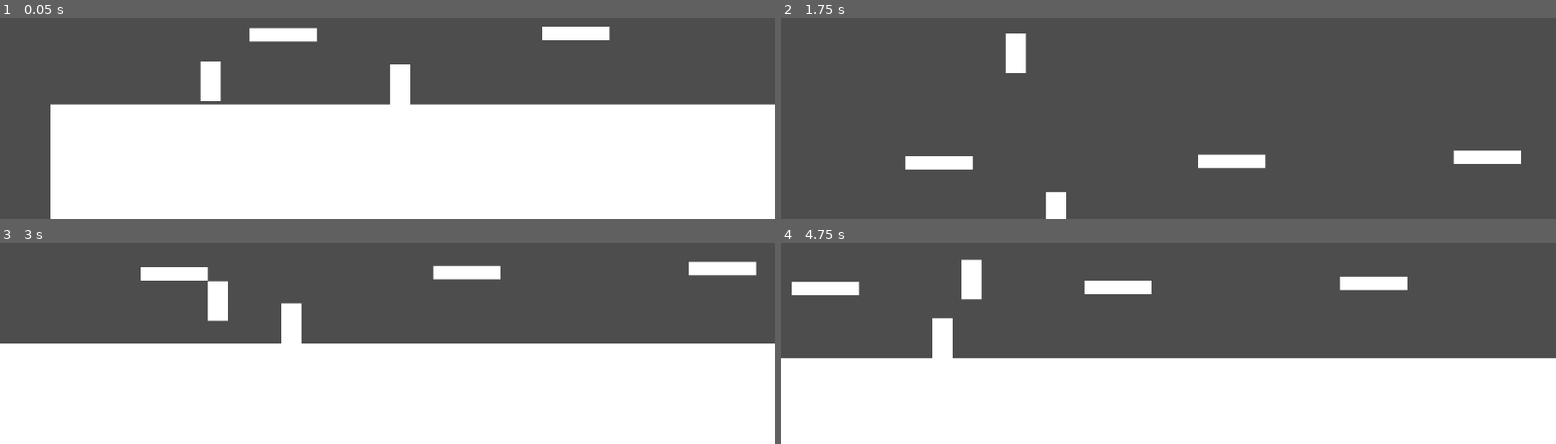
Above: before the commit, frames 1-4 (two rows, left to right).
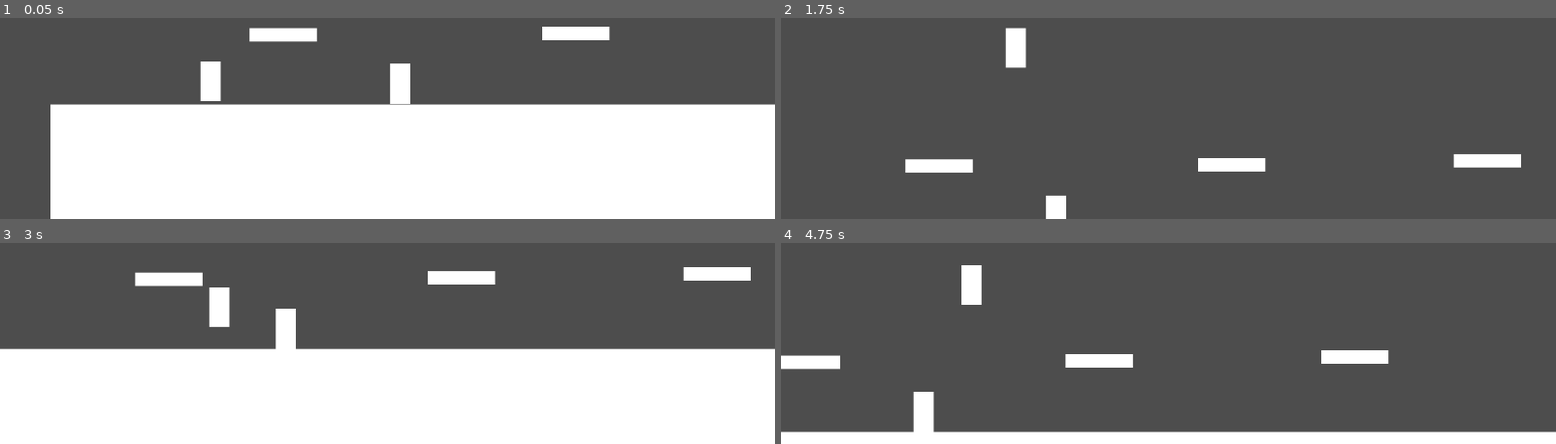
Above: after the commit, the same moments.

Repository: Zac-code/13DT_work
Game: Godot game, scene res://scenes(maps n stuff)/level1.tscn
The game is run twice, just before and just after one commit, with the same random seed, the same clock (stepped at 60 frames per second) and the same inputs. The project has no main scene, so this scene is started directly.
Inputs:
- Up to frame 1 (0.05 s): no input
- Up to frame 2 (1.75 s): tap Enter (ui_accept) at 0.5, 0.6, 0.77, 1.07, 1.35, 1.52 s; hold Right (ui_right) from 0.53 s (still down)
- Up to frame 3 (3 s): tap Enter (ui_accept) at 1.82, 2.1, 2.85 s; release Right (ui_right) at 2.03 s; hold Left (ui_left) 2.03-2.78 s; hold Right (ui_right) from 2.78 s (still down)
- Up to frame 4 (4.75 s): tap Enter (ui_accept) at 3.02, 3.32, 3.6, 3.77, 4.07, 4.35, 4.52 s; release Right (ui_right) at 4.28 s; hold Left (ui_left) from 4.28 s (still down)

The runs differ from the first frame. In frame 1, less than 0.1% of the frame differs, in the area x 50-53%, y 22-44%; in frame 2, 1.2%; in frame 3, 5.1%; in frame 4, 39%, in the area x 0-100%, y 8-95%.

Commit message:
coding more stuff

Diff:
--- /dev/null
+++ b/13-dtdungeonfighter/bomb.gd
@@ -0,0 +1,11 @@
+extends Node
+
+
+# Called when the node enters the scene tree for the first time.
+func _ready() -> void:
+	pass # Replace with function body.
+
+
+# Called every frame. 'delta' is the elapsed time since the previous frame.
+func _process(delta: float) -> void:
+	pass
--- /dev/null
+++ b/13-dtdungeonfighter/gun.gd
@@ -0,0 +1,11 @@
+extends Node
+
+
+# Called when the node enters the scene tree for the first time.
+func _ready() -> void:
+	pass # Replace with function body.
+
+
+# Called every frame. 'delta' is the elapsed time since the previous frame.
+func _process(delta: float) -> void:
+	pass
--- a/13-dtdungeonfighter/scripts(pain)/demon.gd
+++ b/13-dtdungeonfighter/scripts(pain)/demon.gd
@@ -1,11 +1,71 @@
-extends Node
+extends CharacterBody2D
 
+# Customizable settings
+@export var detection_radius: float = 300.0  # How far the enemy can detect the player
+@export var follow_speed: float = 200.0      # How fast the enemy moves toward player
+@export var jump_velocity: float = -400.0    # Upward velocity when jumping
+@export var gravity_strength: float = 1.0    # Multiplier for gravity
+@export var damage_amount: int = 10          # Damage dealt to player on hit
+@export var jump_cooldown: float = 1.0       # Seconds between jump attempts
 
-# Called when the node enters the scene tree for the first time.
+var player: CharacterBody2D = null
+var gravity: float = 0.0
+var can_jump: bool = true
+var jump_timer: float = 0.0
+
 func _ready() -> void:
-	pass # Replace with function body.
+	# Find the player in the scene
+	player = get_tree().root.get_child(0).find_child("player", true, false)
+	if player == null:
+		print("Warning: Could not find player node!")
+	gravity = get_gravity().y
 
+func _physics_process(delta: float) -> void:
+	# Apply gravity - scales with gravity_strength to control fall speed
+	if not is_on_floor():
+		velocity.y += gravity * gravity_strength * delta
+	else:
+		# Reset vertical velocity when on floor to stop bouncing
+		if velocity.y > 0:
+			velocity.y = 0
 
-# Called every frame. 'delta' is the elapsed time since the previous frame.
-func _process(delta: float) -> void:
-	pass
+	# Check if player is in detection radius
+	if player != null:
+		var distance_to_player = global_position.distance_to(player.global_position)
+
+		if distance_to_player <= detection_radius:
+			# Player detected - follow them
+			var direction_to_player = sign(player.global_position.x - global_position.x)
+			velocity.x = direction_to_player * follow_speed
+
+			# Jump if player is above us and we're on the floor
+			if player.global_position.y < global_position.y - 50 and is_on_floor() and can_jump:
+				velocity.y = jump_velocity
+				can_jump = false
+				jump_timer = jump_cooldown
+		else:
+			# Player not detected - stop moving
+			velocity.x = 0
+	else:
+		velocity.x = 0
+
+	# Handle jump cooldown
+	if not can_jump:
+		jump_timer -= delta
+		if jump_timer <= 0:
+			can_jump = true
+
+	move_and_slide()
+
+func take_damage(damage: int) -> void:
+	"""Called when player collides with this enemy's hitbox"""
+	# You can add effects here like knockback, animation, or health tracking
+	print("Enemy hit player for ", damage, " damage!")
+
+func _on_hitbox_area_entered(area: Area2D) -> void:
+	"""Called when something enters the hitbox Area2D"""
+	if area.name == "player_collision" or area.is_in_group("player"):
+		# Deal damage to player
+		if player != null and player.has_method("take_damage"):
+			player.take_damage(damage_amount)
+		take_damage(0)  # Optional: add knockback or other effects here
--- a/13-dtdungeonfighter/scripts(pain)/player.gd
+++ b/13-dtdungeonfighter/scripts(pain)/player.gd
@@ -1,25 +1,85 @@
 extends CharacterBody2D
 
+# Movement settings - easily customizable
+@export var movement_speed: float = 400.0
+@export var jump_velocity: float = -500.0
+@export var double_jump_velocity: float = -400.0
+@export var gravity_multiplier: float = 1.0
 
-const SPEED = 400.0
-const JUMP_VELOCITY = -500.0
+# Health settings - easily customizable
+@export var max_health: int = 100
+@export var current_health: int = 100
 
+# Jump tracking
+var jumps_remaining: int = 0
+var max_jumps: int = 2  # 1 ground jump + 1 double jump
+
+# Debug/signals
+signal health_changed(new_health: int)
+signal player_died
+
+func _ready() -> void:
+	# Initialize health
+	current_health = max_health
+	jumps_remaining = max_jumps
+
+	# Connect hitbox signal if it exists
+	if has_node("HitBox"):
+		$HitBox.area_entered.connect(_on_hitbox_area_entered)
 
 func _physics_process(delta: float) -> void:
-	# Add the gravity.
+	# Apply gravity
 	if not is_on_floor():
-		velocity += get_gravity() * delta
+		velocity.y += get_gravity().y * gravity_multiplier * delta
+	else:
+		# Reset jumps when on floor
+		jumps_remaining = max_jumps
 
-	# Handle jump.
-	if Input.is_action_just_pressed("ui_accept") and is_on_floor():
-		velocity.y = JUMP_VELOCITY
+	# Handle jump and double jump
+	if Input.is_action_just_pressed("ui_accept"):
+		if jumps_remaining > 0:
+			velocity.y = jump_velocity if jumps_remaining == max_jumps else double_jump_velocity
+			jumps_remaining -= 1
 
-	# Get the input direction and handle the movement/deceleration.
-	# As good practice, you should replace UI actions with custom gameplay actions.
+	# Get the input direction and handle the movement/deceleration
 	var direction := Input.get_axis("ui_left", "ui_right")
 	if direction:
-		velocity.x = direction * SPEED
+		velocity.x = direction * movement_speed
 	else:
-		velocity.x = move_toward(velocity.x, 0, SPEED)
+		velocity.x = move_toward(velocity.x, 0, movement_speed)
 
 	move_and_slide()
+
+func take_damage(damage: int) -> void:
+	"""Reduce health when enemy hits the player"""
+	current_health -= damage
+	health_changed.emit(current_health)
+
+	print("Player took ", damage, " damage! Health: ", current_health, "/", max_health)
+
+	if current_health <= 0:
+		current_health = 0
+		player_died.emit()
+		print("Player has died!")
+		# You can add death logic here (animation, respawn, etc.)
+
+func heal(amount: int) -> void:
+	"""Restore player health"""
+	current_health = min(current_health + amount, max_health)
+	health_changed.emit(current_health)
+	print("Player healed for ", amount, " health! Health: ", current_health, "/", max_health)
+
+func get_health() -> int:
+	"""Return current health"""
+	return current_health
+
+func _on_hitbox_area_entered(area: Area2D) -> void:
+	"""Called when enemy hitbox touches the player"""
+	# Check if the colliding area is an enemy hitbox
+	if area.is_in_group("enemy_hitbox") or area.name == "EnemyHitBox":
+		# The damage amount should be passed from the enemy script
+		# or you can define a default damage value here
+		var damage = 10
+		if area.has_meta("damage"):
+			damage = area.get_meta("damage")
+		take_damage(damage)
Not shown, added: 13-dtdungeonfighter/bomb.gd.uid
Not shown, added: 13-dtdungeonfighter/gun.gd.uid
